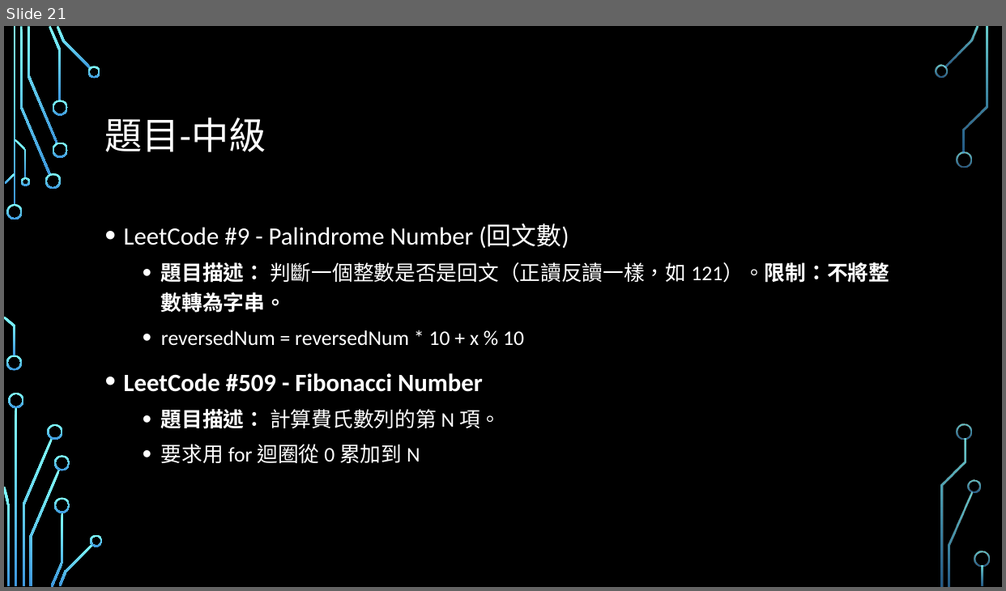
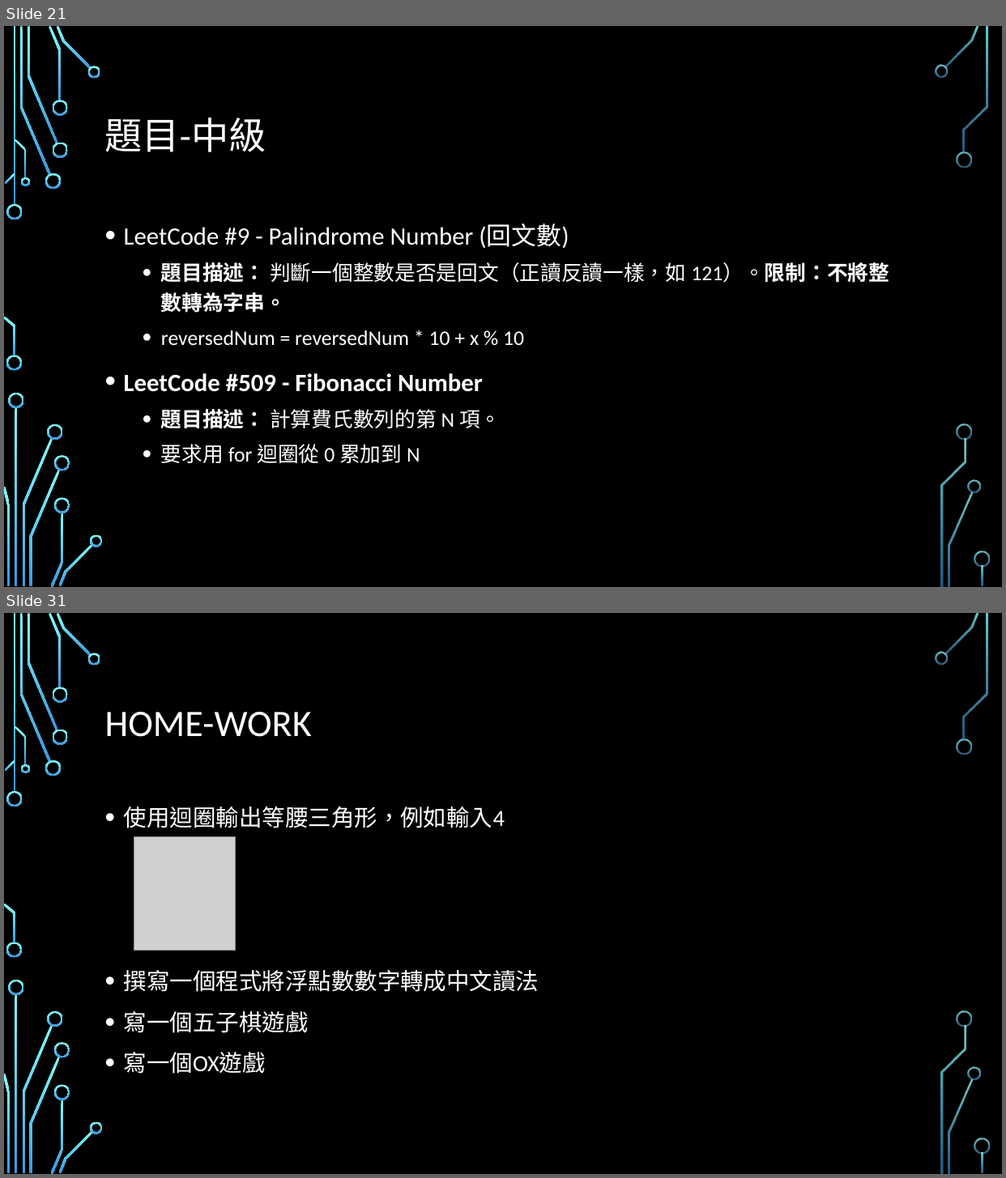
Before and after one commit to Alvin-Lo0729/ncut-java, a slide deck: doc/JAVA0123.pptx. Shown one above the other, each under a label of ours: slide 21 before the commit, slides 21 and 31 after it; the slides between them are not shown. The pictures are 1006x591 and 1006x1178 pixels, drawn with LibreOffice and Linux fonts; fonts in the diff are those of the drawing; grey boxes stand for pictures; background and template pictures are left out. Boxes give left, top, right and bottom in pixels: in the first picture for what was removed or moved away, otherwise in the second. Text is boxed around its words. In the diff, an @@ line names an element or a change of style, - is before the commit and + after.

```diff
--- a/doc/JAVA0123.pptx
+++ b/doc/JAVA0123.pptx
@@ slide 31 added at bbox=[4, 613, 1002, 1174], background picture (left out); not listed: 36 template elements that a slide beside it also shows @@
@@ title added at bbox=[105, 712, 312, 737], 36 pt, text #FFFFFF @@
+HOME-WORK
@@ text added at bbox=[124, 807, 539, 1074], 22.2 pt, text #FFFFFF @@
+• 使用迴圈輸出等腰三角形，例如輸入4
+• 撰寫一個程式將浮點數數字轉成中文讀法
+• 寫一個五子棋遊戲
+• 寫一個OX遊戲
@@ picture added at bbox=[134, 837, 236, 950] @@
```
Also in this commit, not shown: 9 other slides added, 7 other files.
